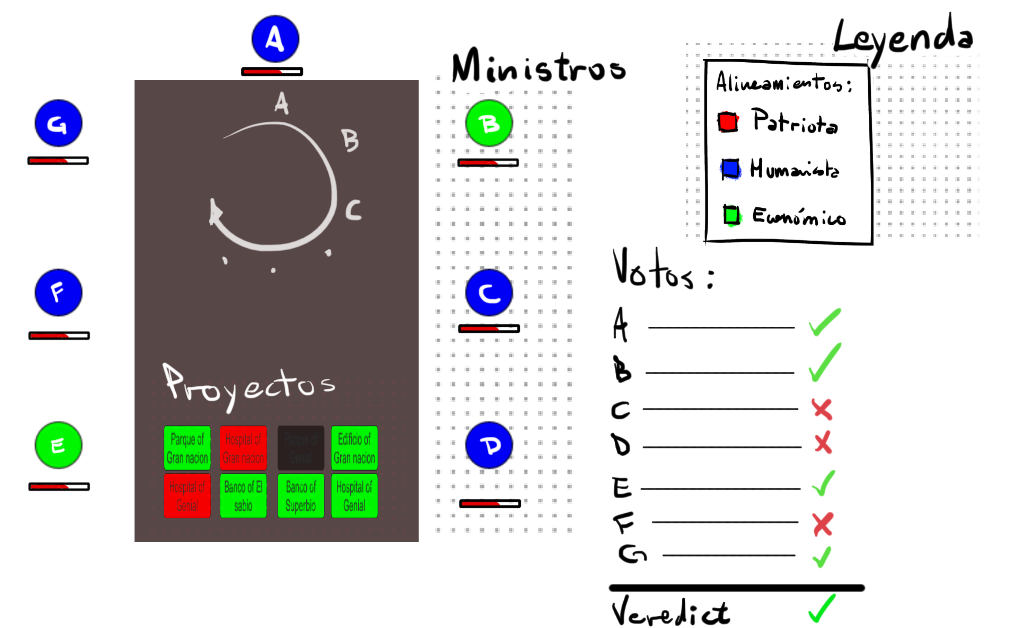
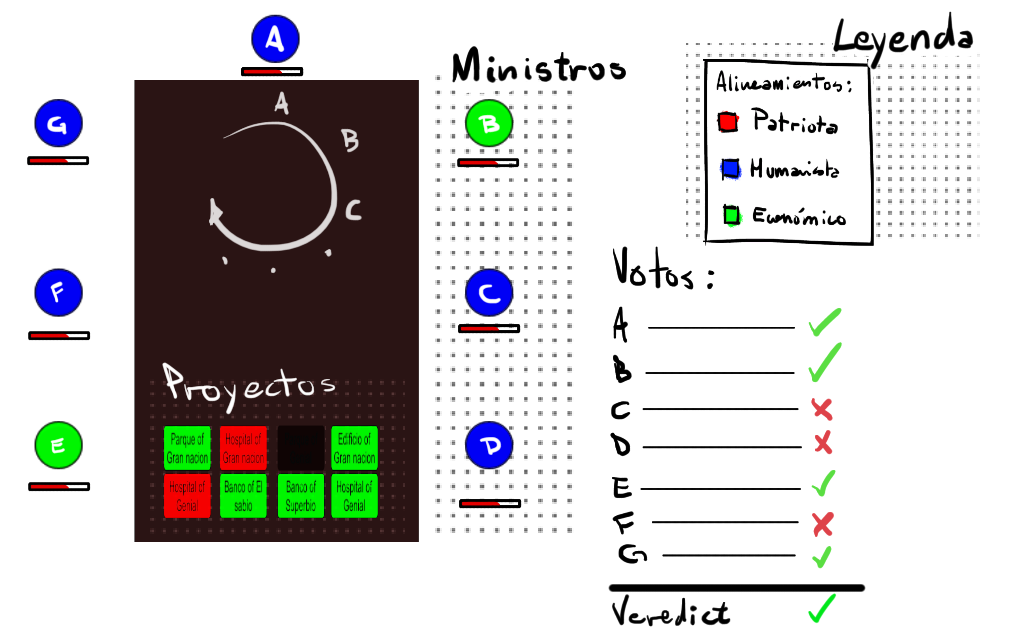
Two versions of the same layered image (1016x628). Layer-by-layer changes:
removed layer "Layer 26(pasted)" over [28, 320, 192, 542]
removed layer "Layer 25(pasted)" over [28, 192, 640, 564]
removed layer "Layer 16" (1st of 2) over [27, 14, 701, 564]
added layer "Copy of Puntis Merged" above "Cordura" over [27, 14, 980, 569]
added layer "Cordura" above "Layer 17" over [27, 14, 701, 564]
painted on "Layer 17" over [567, 203, 980, 569]
painted on "Layer 7" over [27, 14, 526, 508]
painted on "rect2442.png" over [134, 344, 411, 542]
painted on "Copy of Layer 3" over [78, 60, 462, 542]
painted on "Layer 16" (in "Mesa c/ ministros") over [27, 14, 704, 320]
painted on "Layer 3" over [27, 14, 782, 564]
painted on "rect2309.png" over [334, 60, 590, 542]
painted on "Layer 14(pasted)" over [806, 43, 980, 152]
painted on "BG" over [27, 14, 980, 569]
